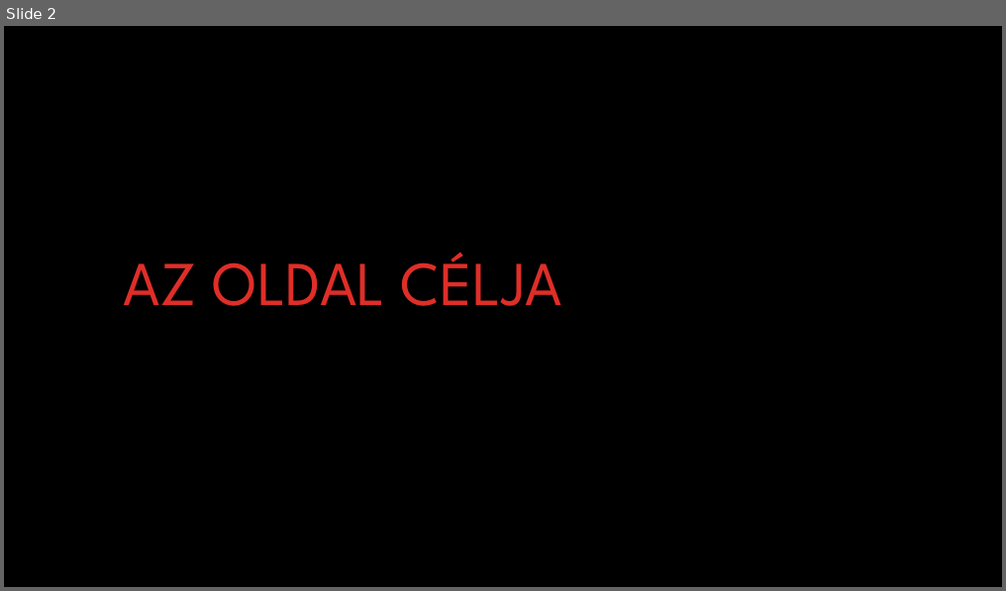
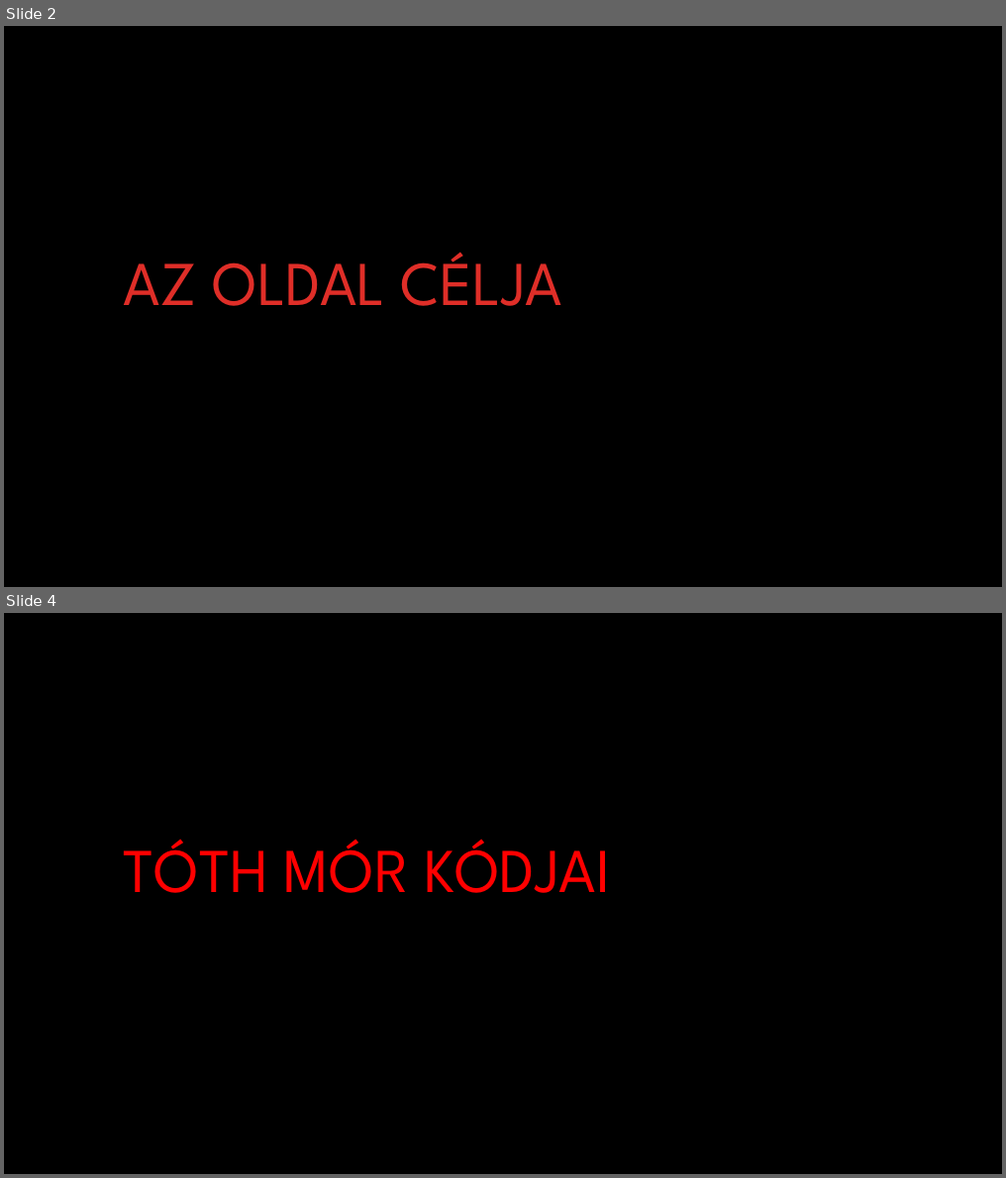
Before and after one commit to ookamim2007-source/D.A.T.M.-D-l-Alf-ldi-Tuning-M-hely.web-, a slide deck: DATM PPT.pptx. Shown one above the other, each under a label of ours: slide 2 before the commit, slides 2 and 4 after it; the slides between them are not shown. The pictures are 1006x591 and 1006x1178 pixels, drawn with LibreOffice and Linux fonts; fonts in the diff are those of the drawing; background and template pictures are left out. Boxes give left, top, right and bottom in pixels: in the first picture for what was removed or moved away, otherwise in the second. Text is boxed around its words. In the diff, an @@ line names an element or a change of style, - is before the commit and + after.

```diff
--- a/DATM PPT.pptx
+++ b/DATM PPT.pptx
@@ slide 4 added at box(4, 613, 1002, 1174), background #000000 @@
@@ title added at box(124, 839, 611, 893), 60 pt, text #FF0000 @@
+TÓTH MÓR KÓDJAI
```
Also in this commit, not shown: 1 slide changed, 17 other slides added, 6 slides removed.
